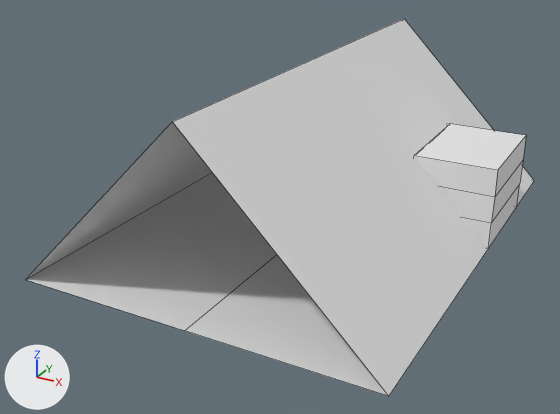
What one commit did to the Blender file PortfolioBlender/Attic.blend.
The view is the same before and after, from a 50 mm lens placed at (5.55, -11.36, 5.86), pointed at (-0.33, -0.67, 0.51). Every picture has the same lights, and +X, +Y and +Z are marked at lower left. Mesh edges are drawn as thin lines.

Names of what the first picture shows: 'Bookshelf', 'Floor', 'Roof'.
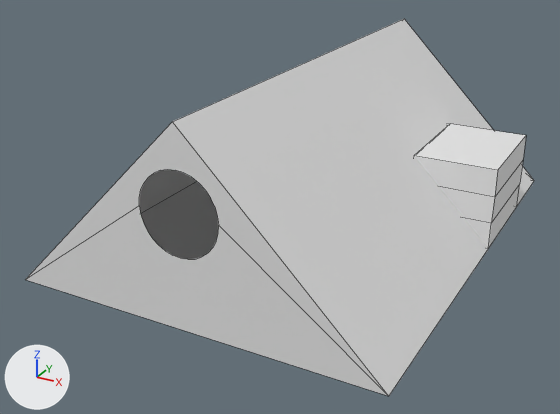
ob_cylinder is not drawn itself; it is used by a modifier of ob_gables.

Changed parts and their boxes (x1, y1, x2, y2) in the pictures (560 x 414 px):
'Gables', shown, added: after (25, 122, 388, 396)
'Floor', reshaped: before (25, 172, 388, 396); after (141, 181, 219, 259)

The change, as a diff of the scene's bpy script:
```diff
--- a/PortfolioBlender/Attic.blend.py
+++ b/PortfolioBlender/Attic.blend.py
@@ me_plane @@
 me_plane.from_pydata(...)  # 6 vertices, 2 faces; spans x -3.0..3.0, y -4.0..4.0, z 0.0
 # used by ob_floor; location = (0.0, 0.0, 0.0)
 # verts and faces of me_plane; kept vertices keep their numbers, new ones are numbered from 6
 # before: 0 (-3.0, -4.0, 0.0) at pixel (25, 279), 1 (3.0, -4.0, 0.0) at pixel (388, 396), 2 (-3.0, 4.0, 0.0), 3 (3.0, 4.0, 0.0) at pixel (534, 180), 4 (0.0, -4.0, 0.0) at pixel (184, 330)
 # before: 5 (0.0, 4.0, 0.0)
+# me_plane part 1
+delete_vertices([4, 5])  # with the faces that use them
+faces += [(0, 1, 3, 2)]
@@ me_cylinder @@
+me_cylinder.from_pydata(...)  # a 32-sided cylinder along z spanning x -1.0..1.0, y -1.0..1.0, z -1.0..1.0
@@ ob_gables @@
 ob_gables.location = (0.0, 0.0, 0.0)
-ob_gables.hide_set(True)
+_m = ob_gables.modifiers.new('Boolean', 'BOOLEAN')
+_m.object = ob_cylinder
+_m.solver = 'FLOAT'
@@ ob_cylinder @@
+ob_cylinder = bpy.data.objects.new('Cylinder', me_cylinder)
+ob_cylinder.location = (0.0, 0.0, 1.744)
+ob_cylinder.rotation_euler = (1.571, 0.0, 0.0)  # degrees (90, 0, 0)
+ob_cylinder.scale = (0.622, 0.622, 4.25)
+ob_cylinder.hide_set(True)
```
